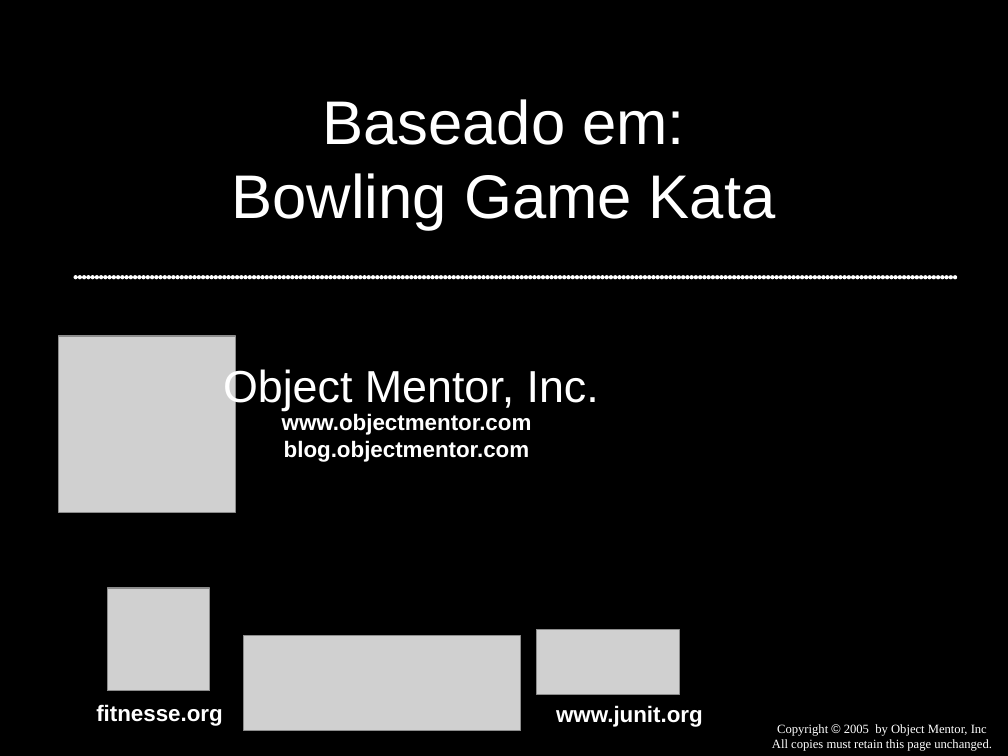
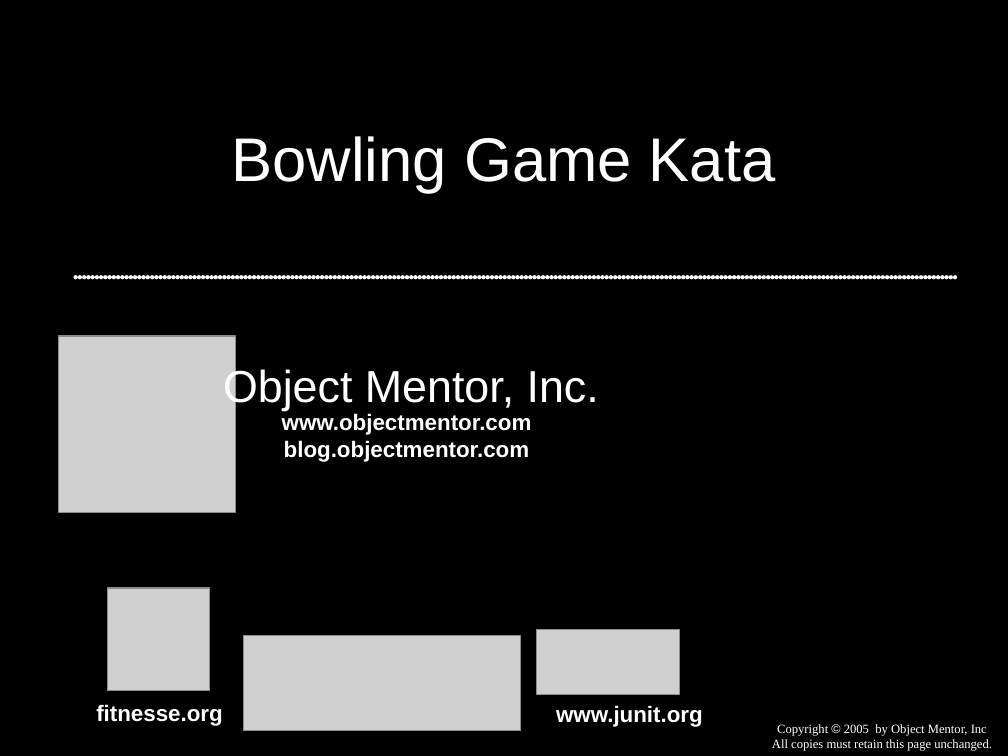
Before and after one commit to dojovale/Coding-Dojo---Bowling-Kata---06-01-2011, a slide deck: slide 1 of presentation/Bowling Game Kata - Img.ppt. Drawn at 1008x756 pixels with LibreOffice and Linux fonts; fonts in the diff are those of the drawing; grey boxes stand for pictures. Boxes give left, top, right and bottom in pixels: in the first picture for what was removed or moved away, otherwise in the second. Text is boxed around its words. In the diff, an @@ line names an element or a change of style, - is before the commit and + after.

```diff
--- a/presentation/Bowling Game Kata - Img.ppt
+++ b/presentation/Bowling Game Kata - Img.ppt
@@ title at bbox=[232, 136, 776, 192]: text changed @@
-Baseado em:
-Bowling Game Kata
+Bowling Game Kata
```
Also in this commit, not shown: 1 slide added.
